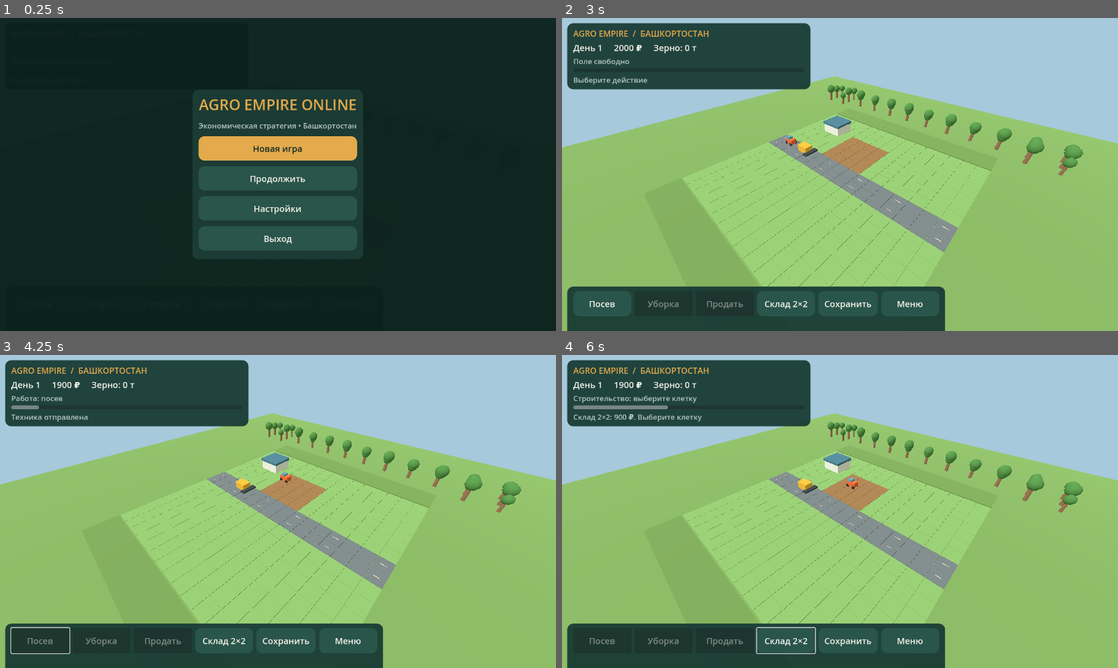
Above: before the commit, frames 1-4 (two rows, left to right).
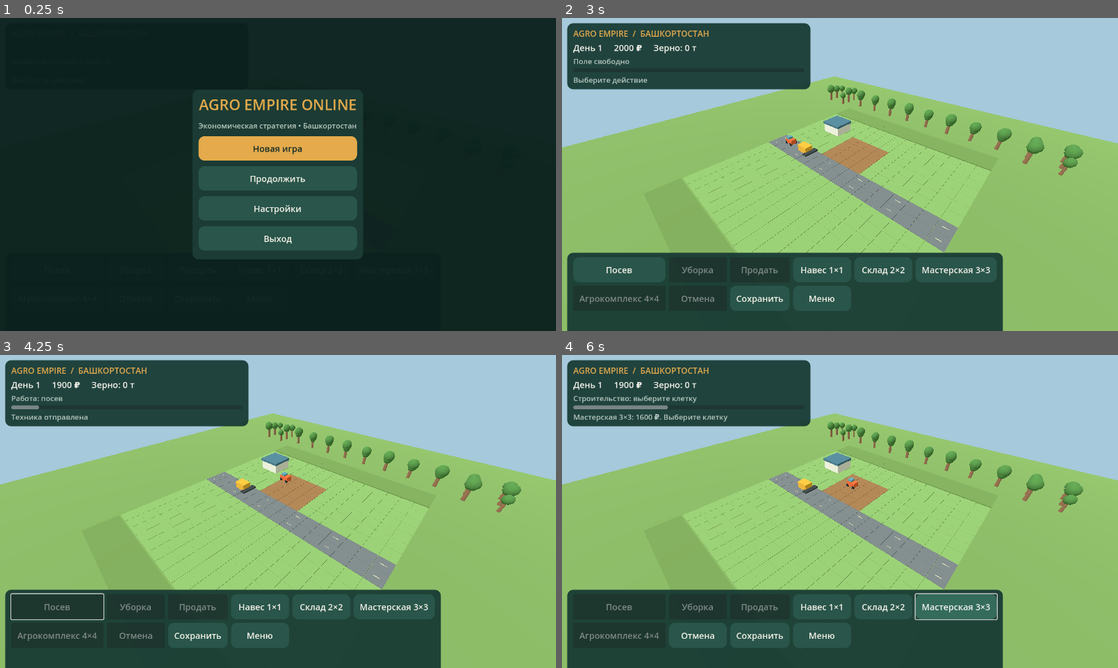
Above: after the commit, the same moments.

Repository: maillunex-lang/fermabash
Game: Godot game, scene res://scenes/Main.tscn
The game is run twice, just before and just after one commit, with the same random seed, the same clock (stepped at 60 frames per second) and the same inputs.
Inputs (mouse positions are in pixels of both pictures, inside the frame that each line leads up to):
- Up to frame 1 (0.25 s): no input
- Up to frame 2 (3 s): click "Сохранить" at 0.5 s; click "Меню" at 1.25 s; click (695, 299) at 2 s, where only the run after the commit has a clickable "Отмена"; click "Новая игра" at 2.75 s
- Up to frame 3 (4.25 s): click "Посев" at 3.5 s
- Up to frame 4 (6 s): click "Склад 2×2" at 4.25 s; click (823, 605) at 5 s, where only the run after the commit has a clickable "Навес 1×1"; click (956, 605) at 5.75 s, where only the run after the commit has a clickable "Мастерская 3×3"

The runs differ from the first frame. In frame 2, 11% of the frame differs, in the area x 0-80%, y 74-100%; in frame 3, 11%; in frame 4, 12%, in the area x 0-80%, y 18-100%.

Commit message:
feat(stage2.3): building catalog buttons and cancel control

Diff:
--- a/scripts/ui/game_ui.gd
+++ b/scripts/ui/game_ui.gd
@@ -89,7 +89,8 @@
  actions_panel.add_child(flow)
  for entry in [
   ["Посев","sow"],["Уборка","harvest"],["Продать","sell"],
-  ["Склад 2×2","build"],["Сохранить","save"],["Меню","menu"]
+  ["Навес 1×1","build_shed"],["Склад 2×2","build"],["Мастерская 3×3","build_workshop"],
+  ["Агрокомплекс 4×4","build_complex"],["Отмена","cancel_build"],["Сохранить","save"],["Меню","menu"]
  ]:
   action_buttons[entry[1]] = _button(flow,entry[0],entry[1])
 
@@ -125,7 +126,7 @@
  var compact := viewport.x < 900
  info_panel.position = Vector2(12,12)
  info_panel.size = Vector2(minf(viewport.x-24,560 if not compact else viewport.x-24),0)
- actions_panel.position = Vector2(12,viewport.y-(188 if compact else 102))
+ actions_panel.position = Vector2(12,viewport.y-(250 if compact else 180))
  actions_panel.size = Vector2(minf(viewport.x-24,510 if compact else 840),0)
  var flow := actions_panel.get_child(0) as GridContainer
  flow.columns = 3 if compact else 6
@@ -148,3 +149,7 @@
  action_buttons["harvest"].disabled = job != "" or stage != 2
  action_buttons["sell"].disabled = grain <= 0
  action_buttons["build"].disabled = cash < 900
+ action_buttons["build_shed"].disabled = cash < 250
+ action_buttons["build_workshop"].disabled = cash < 1600
+ action_buttons["build_complex"].disabled = cash < 3000
+ action_buttons["cancel_build"].disabled = not building
